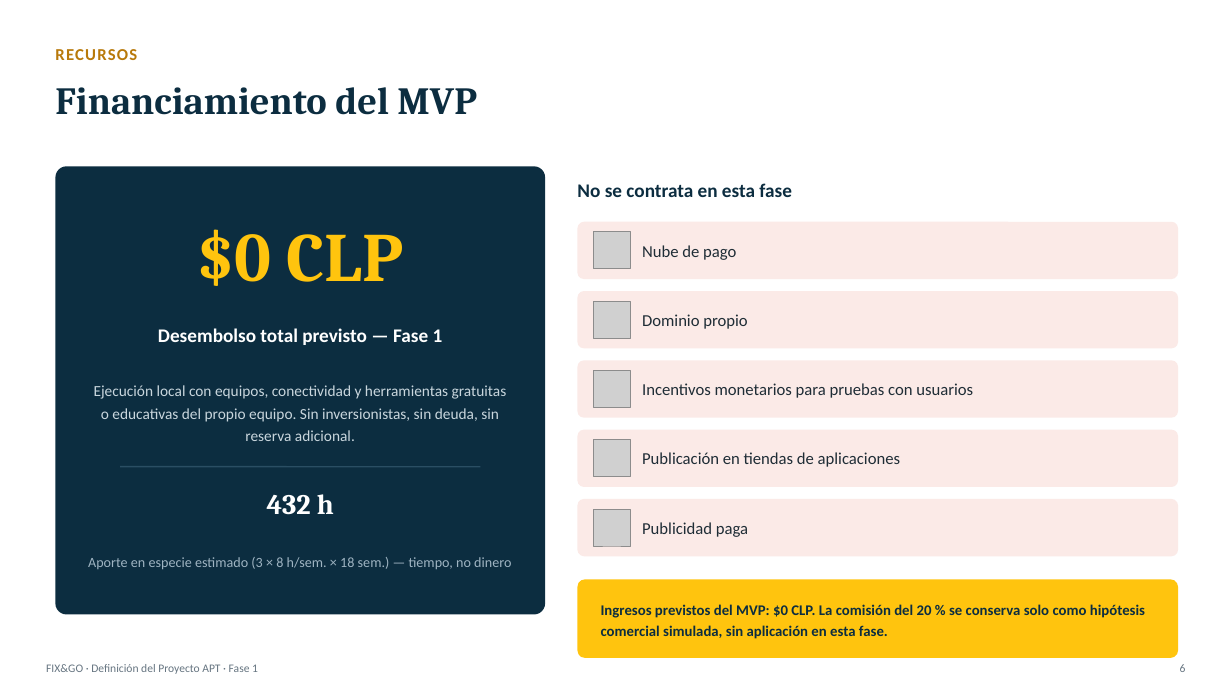
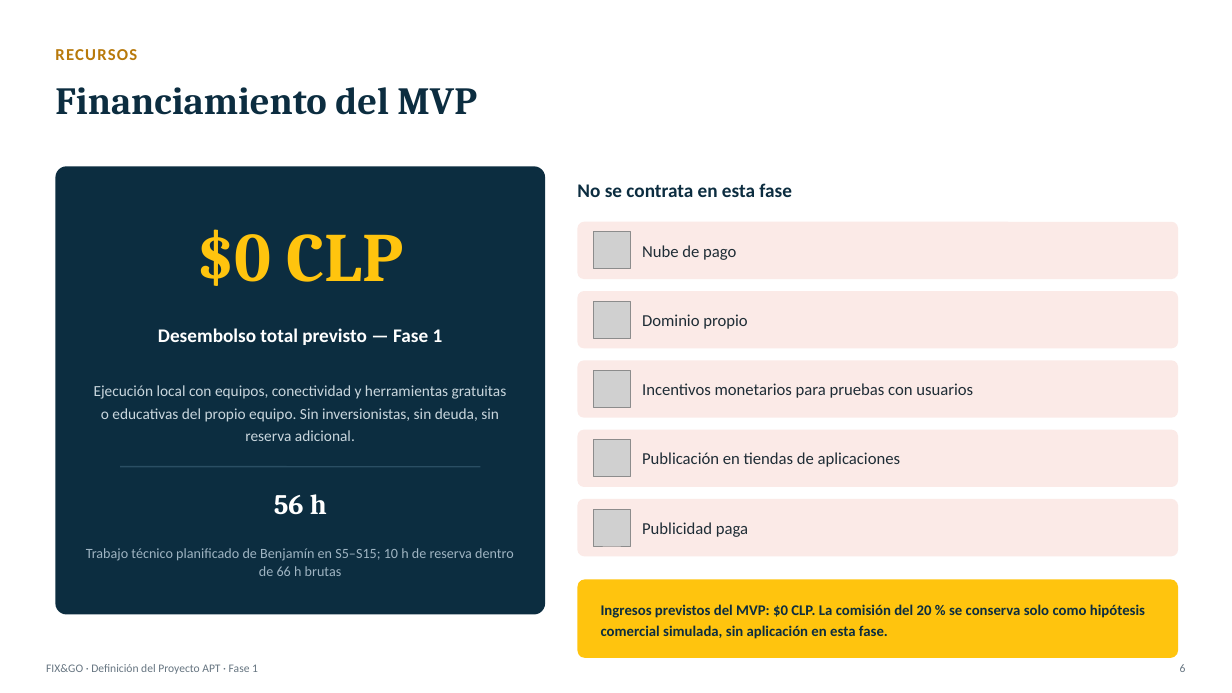
Before and after one commit to 898benja/005d_Capstone_EQUIPO_10, a slide deck: slide 6 of FASE 1/EVIDENCIAS_GRUPALES/Presentación Proyecto.pptx. Drawn at 1232x693 pixels with LibreOffice and Linux fonts; fonts in the diff are those of the drawing; grey boxes stand for pictures. Boxes give left, top, right and bottom in pixels: in the first picture for what was removed or moved away, otherwise in the second. Text is boxed around its words. In the diff, an @@ line names an element or a change of style, - is before the commit and + after.

```diff
--- a/FASE 1/EVIDENCIAS_GRUPALES/Presentación Proyecto.pptx
+++ b/FASE 1/EVIDENCIAS_GRUPALES/Presentación Proyecto.pptx
@@ text at [274,494,327,515]: text changed @@
-432 h
+56 h
@@ text at [86,548,514,576]: text changed @@
-Aporte en especie estimado (3 × 8 h/sem. × 18 sem.) — tiempo, no dinero
+Trabajo técnico planificado de Benjamín en S5–S15; 10 h de reserva dentro de 66 h brutas
```
Also in this commit, not shown: 3 other slides changed, 8 other files.
